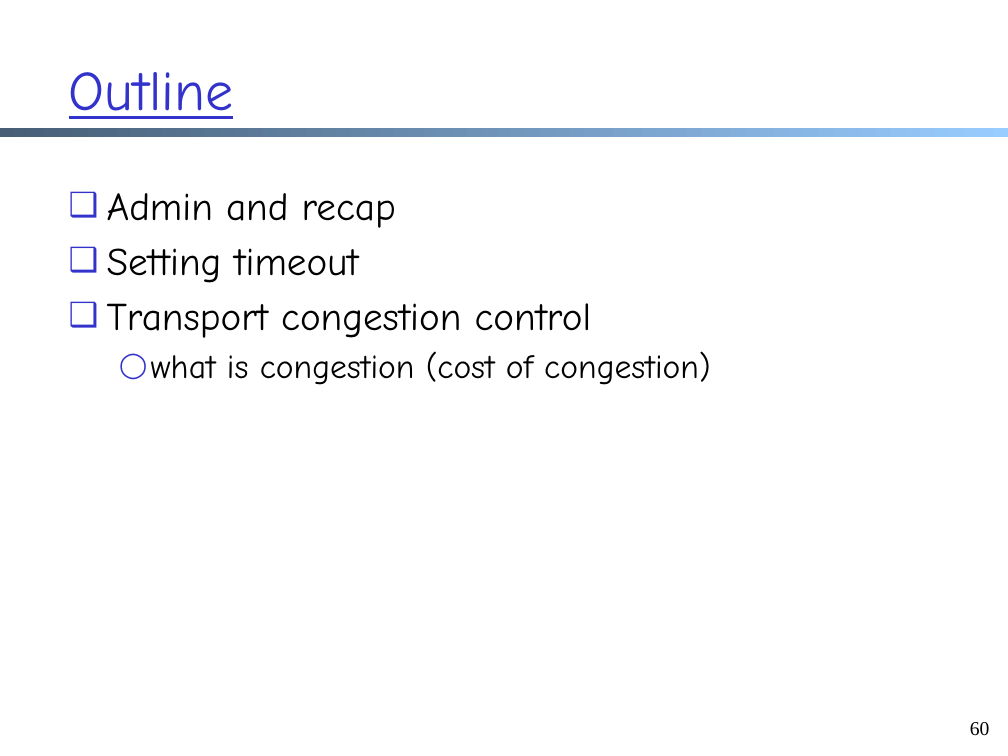
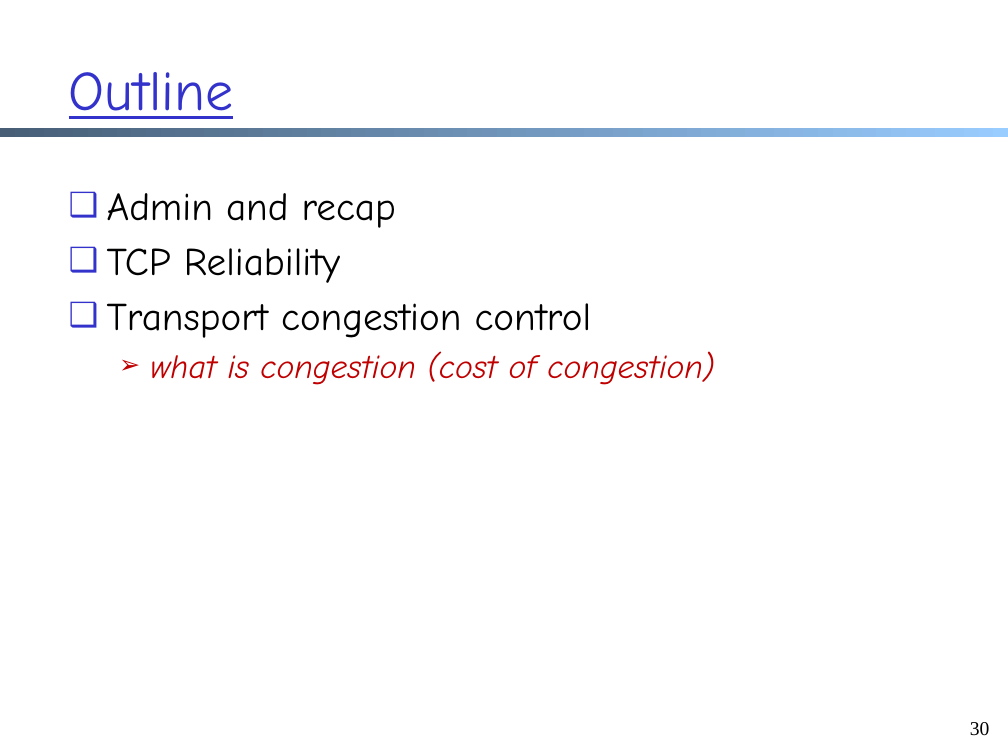
Before and after one commit to xiangq27/xiangq27.github.io, a slide deck: slide 30 of courses/cnns-xmuf21/files/lectures/transport-cc-aimd-reno.pptx (slide 60 before the commit). Drawn at 1008x756 pixels with LibreOffice and Linux fonts; fonts in the diff are those of the drawing. Boxes give left, top, right and bottom in pixels: in the first picture for what was removed or moved away, otherwise in the second. Text is boxed around its words. In the diff, an @@ line names an element or a change of style, - is before the commit and + after.

```diff
--- a/courses/cnns-xmuf21/files/lectures/transport-cc-aimd-reno.pptx
+++ b/courses/cnns-xmuf21/files/lectures/transport-cc-aimd-reno.pptx
@@ text at (107, 248, 340, 283): text changed @@
-❑ Setting timeout
+❑ TCP Reliability
@@ text at (151, 351, 714, 385): text colour #000000 to #C00000, italic on in "what is congestion (cost of congestion)"; bullet ◯ to ➢; bullet colour #3333CC to #C00000 @@
@@ page number at (970, 722, 990, 736): text changed @@
-60
+30
```
Also in this commit, not shown: 29 other slides changed, 5 slides added, 30 slides removed, 13 other files.
